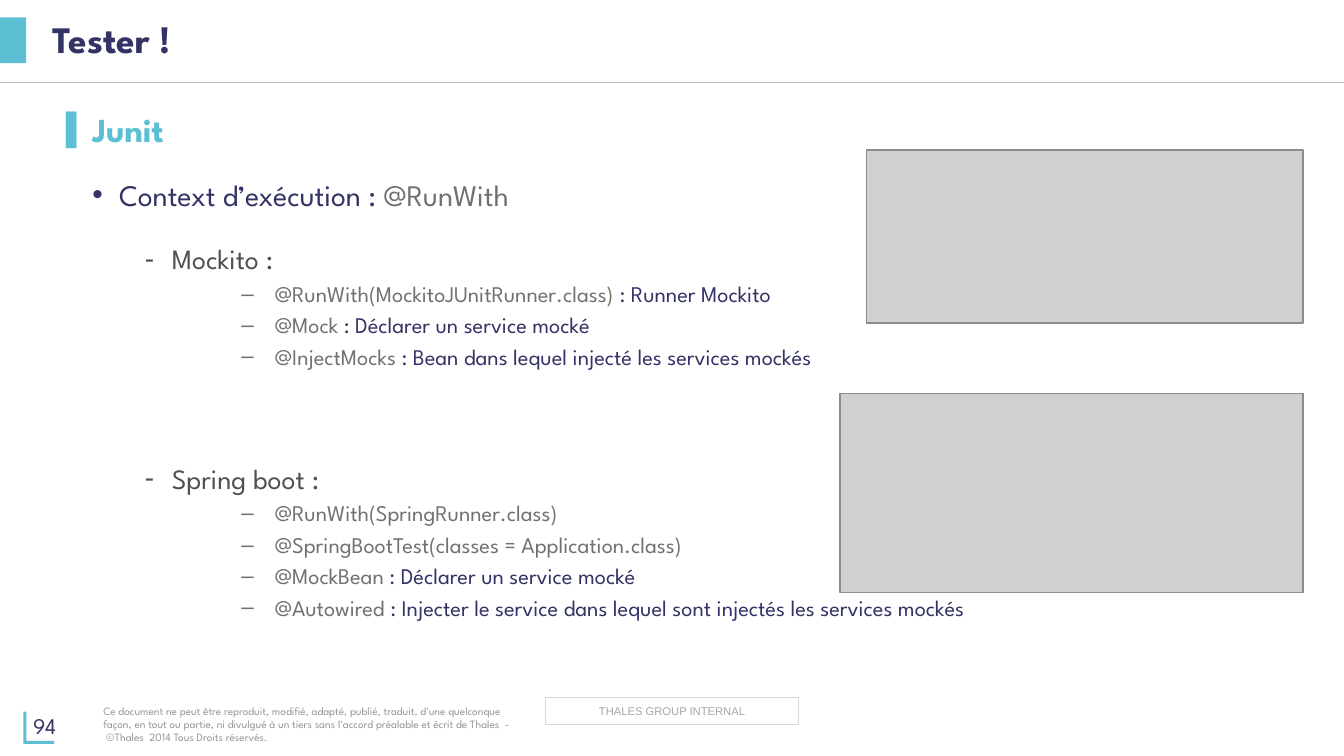
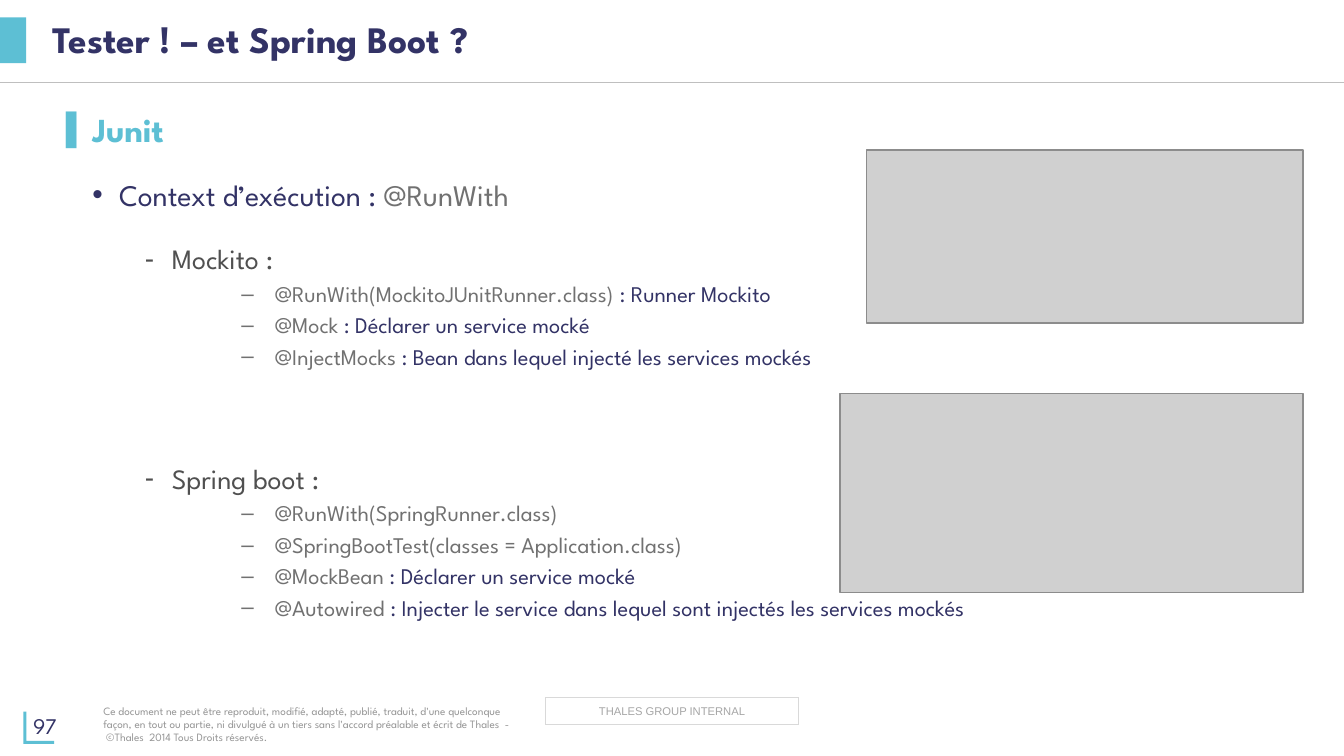
Before and after one commit to tsn-coding-dojo/java-spring-formation, a slide deck: slide 97 of présentation/Formation-Java.pptx (slide 94 before the commit). Drawn at 1344x756 pixels with LibreOffice and Linux fonts; fonts in the diff are those of the drawing; grey boxes stand for pictures; background and template pictures are left out. Boxes give left, top, right and bottom in pixels: in the first picture for what was removed or moved away, otherwise in the second. Text is boxed around its words. In the diff, an @@ line names an element or a change of style, - is before the commit and + after.

```diff
--- a/présentation/Formation-Java.pptx
+++ b/présentation/Formation-Java.pptx
@@ title at (x1=53, y1=28, x2=440, y2=61): text changed @@
-Tester !
+Tester ! – et Spring Boot ?
@@ page number at (x1=33, y1=719, x2=57, y2=734): text changed @@
-94
+97
```
Also in this commit, not shown: 3 other slides changed, 2 slides added, 13 other files.
